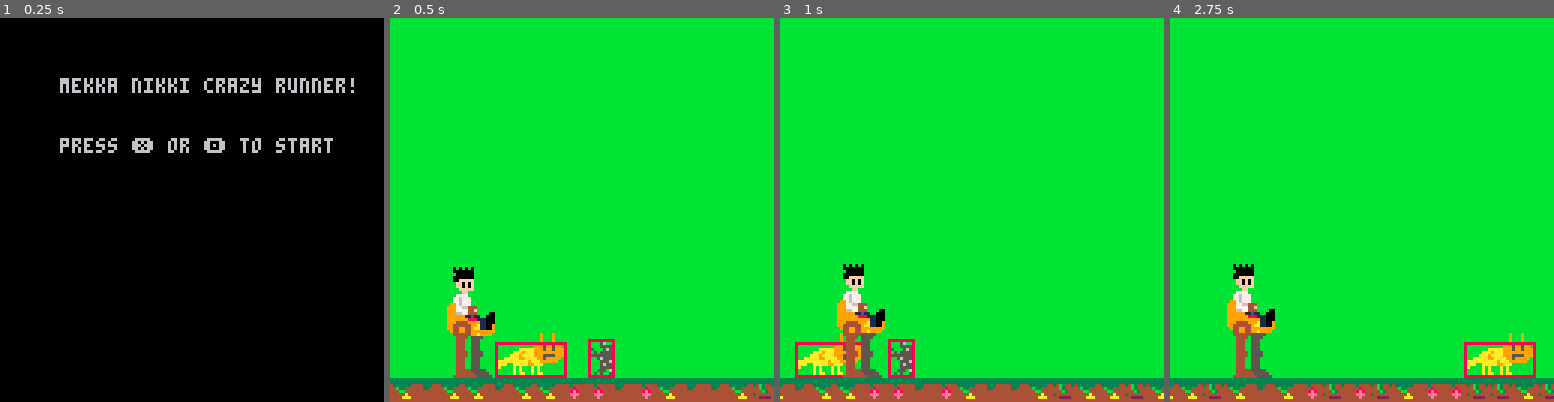
Above: before the commit, frames 1-4 (left to right).
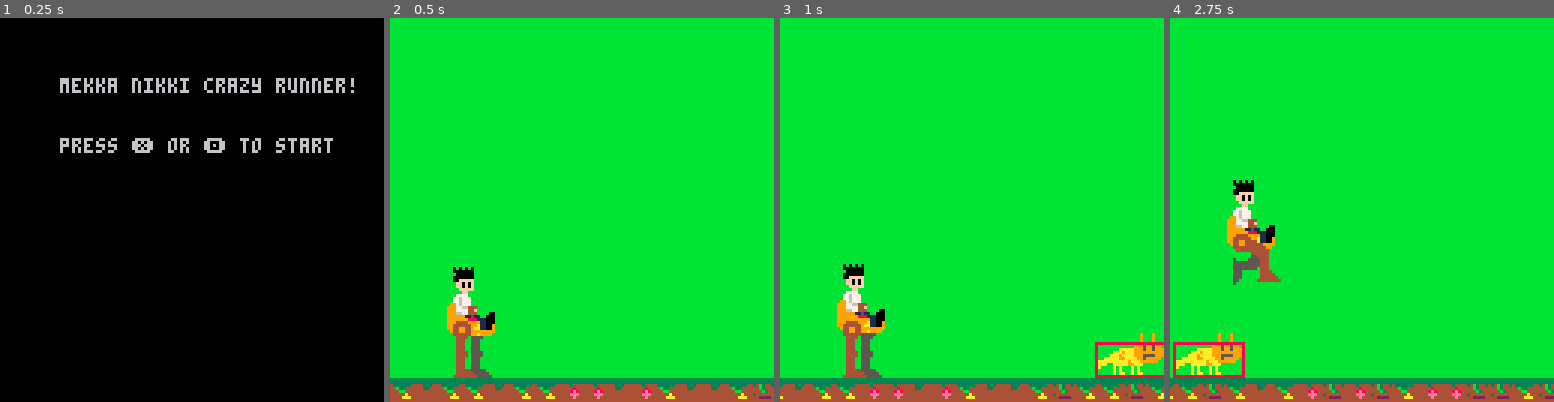
Above: after the commit, the same moments.

Repository: HingeAntoine/MekkaRunner
Game: PICO-8 cartridge mekkarunner.p8
Same seed, same stepped clock (60 frames per second), same inputs: the game is played once before the commit and once after it.
Inputs:
- Up to frame 1 (0.25 s): no input
- Up to frame 2 (0.5 s): tap X (X key) at 0.33 s
- Up to frame 3 (1 s): tap O (Z key) at 0.7 s
- Up to frame 4 (2.75 s): tap X (X key) at 1.07, 1.85 s; tap O (Z key) at 1.7, 2.1, 2.5 s; hold Up 2.15-2.42 s

Frame 1 is identical in both runs. In frame 2, 1.7% of the frame differs, in the area x 27-59%, y 82-94%; in frame 3, 2.6%; in frame 4, 6.1%, in the area x 0-96%, y 42-94%.

Commit message:
Fixed jump with new model

Diff:
--- a/mekkarunner.p8
+++ b/mekkarunner.p8
@@ -2,12 +2,9 @@
 version 8
 __lua__
 --*******************
-legspr={10,{1,3}}
-forwardlegspr={13,{2,2}}
-backwardlegspr={11,{2,3}}
-
 xmac=20
 ymac=100
+
 body={}
 
 bck_len=20
@@ -112,10 +109,50 @@
 end
 
 function init_obst()
- local r=real_obst.create(45,104,obst_tiles[2])
- local r2=real_obst.create(75,104,obst_tiles[3])
+ local r=real_obst.create(145,104,obst_tiles[2])
+ local r2=real_obst.create(275,104,obst_tiles[3])
  add(obstacles,r)
  add(obstacles,r2)
+end
+
+function init_parts()
+ --body
+ local bodyh=hitbox.create(
+  0,0,8,17)
+ bodyo=obstacle.create(
+  5,{2,3},{bodyh})
+
+ --parts
+ local machineh=hitbox.create(
+  0,3,15,13)
+ machineo=obstacle.create(
+  8,{2,2},{machineh})
+
+ armo=obstacle.create(
+  7,{1,1},{})
+
+ hando=obstacle.create(
+  23,{1,1},{})
+
+ --legs
+ local legh=hitbox.create(
+  0,0,7,18)
+ lego=obstacle.create(
+  10,{1,3},{legh})
+
+ local legfor1=hitbox.create(
+  0,0,11,7)
+ local legfor2=hitbox.create(
+  8,8,15,15)
+ forwardlego=obstacle.create(
+  13,{2,2},{legfor1,legfor2})
+
+ local legbac1=hitbox.create(
+  10,0,15,10)
+ local legbac2=hitbox.create(
+  4,8,8,16)
+ backwardlego=obstacle.create(
+  11,{2,3},{legbac1,legbac2})
 end
 
 function create_obstacles()
@@ -133,26 +170,12 @@
  obst_tiles={nothing,lion,stone_pers}
 end
 
-function create_body()
- local x=xmac
- local y=ymac
-
- local bodyh=hitbox.create(
-  0,0,8,17)
- local bodyo=obstacle.create(
-  5,{2,3},{bodyh})
+function create_body(x,y)
+
  local bodypart=real_obst.create(
   x+1,y-17,bodyo)
  body.body=bodypart
 
- local machineh=hitbox.create(
-  0,3,15,13)
- local machineo=obstacle.create(
-  8,{2,2},{machineh})
- local armo=obstacle.create(
-  7,{1,1},{})
- local hando=obstacle.create(
-  23,{1,1},{})
  local machine=real_obst.create(
   x-1,y-8,machineo)
  local arm   =real_obst.create(
@@ -160,32 +183,20 @@
  local hand   =real_obst.create(
   x+4,y-6,hando)
  body.mac ={arm,machine,hand}
-
- local legh=hitbox.create(
-  0,0,7,18)
- lego=obstacle.create(
-  10,{1,3},{legh})
- local legfor1=hitbox.create(
-  0,0,11,7)
- local legfor2=hitbox.create(
-  8,8,15,15)
- forwardlego=obstacle.create(
-  13,{2,2},{legfor1,legfor2})
- local legbac1=hitbox.create(
-  10,0,15,10)
- local legbac2=hitbox.create(
-  4,8,8,16)
- backwardlego=obstacle.create(
-  11,{2,3},{legbac1,legbac2})
-
+end
+
+function create_legs(x,y)
  local legbck=real_obst.create(
   x+6,y+1,lego)
  local legfr=real_obst.create(
   x+1,y+1,lego)
  body.backleg=legbck
  body.frontleg=legfr
-
-
+end
+
+function create_machine()
+ create_body(xmac,ymac)
+ create_legs(xmac,ymac)
 end
 
 --*******************
@@ -292,45 +303,6 @@
 
 function update_legs()
  local index= flr(frame_count/10)%4
-
- --[[if is_launching then
-  launch_count=max(launch_count,0)+1
-
-  draw_part(legspr,xrel+6,yrel+1,true)
-  draw_body(xrel,yrel+3)
-  draw_part(legspr,xrel+1,yrel+1)
-
-  if launch_count>4 then
-   is_launching=false
-   is_jumping=true
-   launch_count=0
-  end
-
-  return
- end
-
- if is_jumping then
-  draw_part(backwardlegspr,xrel-3,yrel+1,true)
-  draw_body(xrel,yrel)
-  draw_part(forwardlegspr,xrel+1,yrel+1)
-  return
- end
-
- if is_landing then
-  landing_count=max(landing_count,0)+1
-
-  draw_part(legspr,xrel+6,yrel+1,true)
-  draw_body(xrel,yrel+3)
-  draw_part(legspr,xrel+1,yrel+1)
-
-  if landing_count>5 then
-   frame_count=14
-   is_landing=false
-   landing_count=0
-  end
-
-  return
- end]]
 
  if index==0 then
   body.backleg=real_obst.create(
@@ -371,14 +343,64 @@
 
 end
 
+function update_jump()
+ function jump_config()
+  create_body(xmac,ymac+2)
+  body.backleg=real_obst.create(
+   xmac+6,ymac+1,lego)
+  body.frontleg=real_obst.create(
+   xmac+1,ymac+1,lego)
+ end
+
+ if is_launching then
+  launch_count=max(launch_count,0)+1
+
+  if launch_count==1 then
+   jump_config()
+  elseif launch_count>4 then
+   is_launching=false
+   is_jumping=true
+   launch_count=0
+  end
+
+  return
+ end
+
+ if is_jumping then
+  create_body(xmac,ymac)
+  body.backleg=real_obst.create(
+    xmac-3,ymac+1,backwardlego)
+  body.frontleg=real_obst.create(
+    xmac+1,ymac+1,forwardlego)
+  return
+ end
+
+ if is_landing then
+  landing_count=max(landing_count,0)+1
+
+  if landing_count==1 then
+   jump_config()
+  elseif landing_count>5 then
+   frame_count=14
+   is_landing=false
+   landing_count=0
+   create_body(xmac,ymac)
+  end
+
+  return
+ end
+
+end
+
 function draw_coll()
 end
 
 --*******************
 function _init()
  cls()
+ init_parts()
  create_obstacles()
- create_body()
+ create_machine()
  init_bckgrnd()
  init_obst()
 end
@@ -445,11 +467,19 @@
   add_obstacle()
  end
 
- if frame_count%6==0 then
+ local jump = is_launching
+  or is_jumping
+  or is_landing
+
+ if jump then
+  update_jump()
+ end
+
+ if frame_count%6==0 and not jump then
   update_machine()
  end
 
- if frame_count%10==0 then
+ if frame_count%10==0 and not jump then
   update_legs()
  end
 
